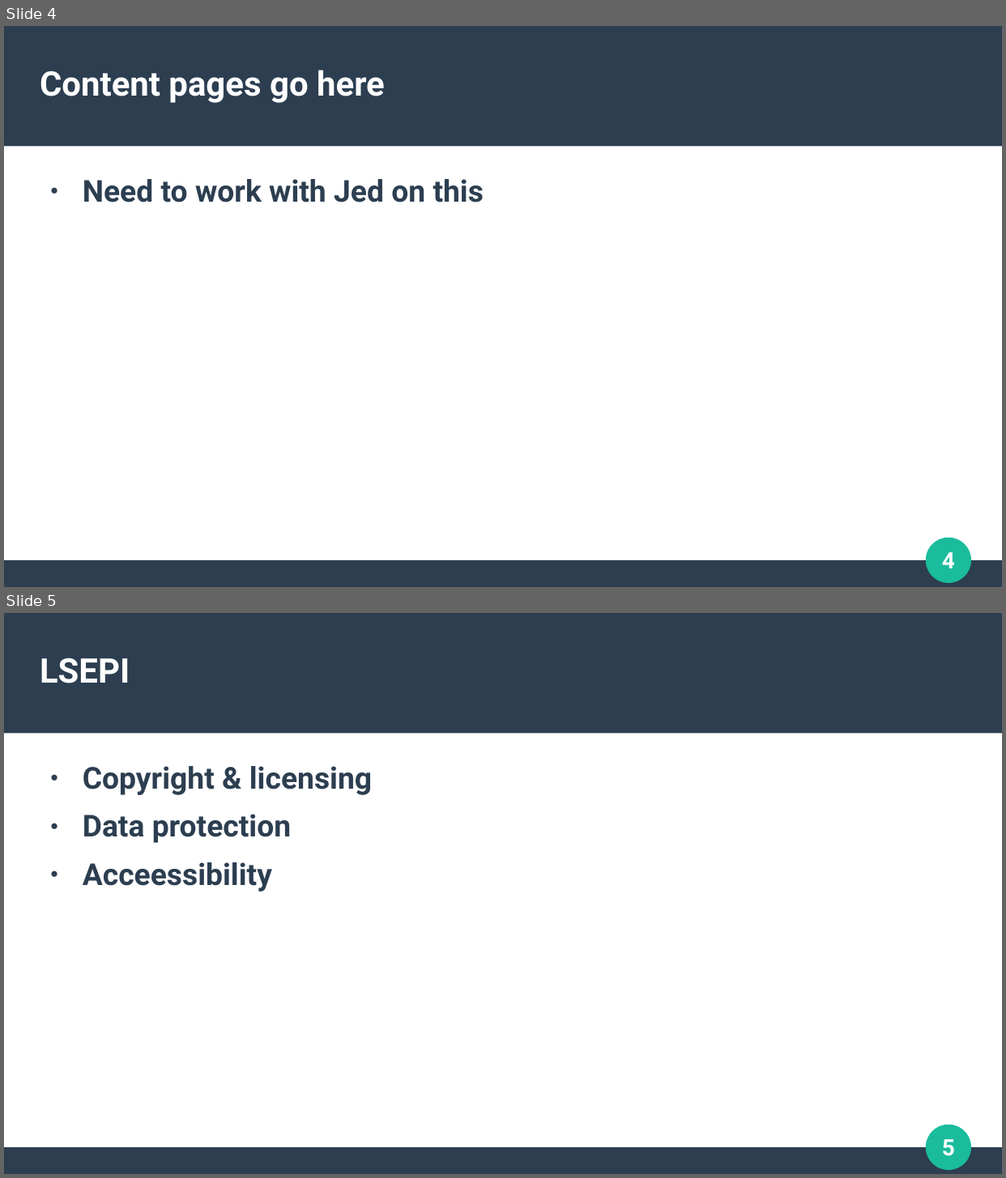
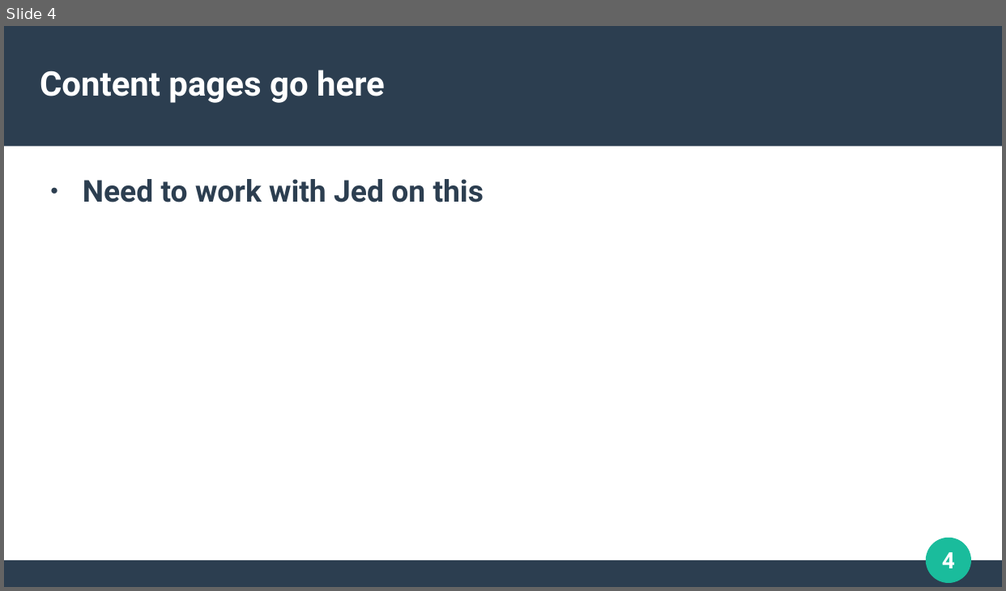
Before and after one commit to JedPattersonn/SHU-Project, a slide deck: doc/presentation.ppt. Shown one above the other, each under a label of ours: slides 4 and 5 before the commit, slide 4 after it. The pictures are 1006x1178 and 1006x591 pixels, drawn with LibreOffice and Linux fonts; fonts in the diff are those of the drawing. Boxes give left, top, right and bottom in pixels: in the first picture for what was removed or moved away, otherwise in the second. Text is boxed around its words. In the diff, an @@ line names an element or a change of style, - is before the commit and + after.

Commit message:
LSEPI in presentation (removed)

```diff
--- a/doc/presentation.ppt
+++ b/doc/presentation.ppt
@@ slide 5 removed at [4, 613, 1002, 1174], background #FFFFFF; not listed: 4 template elements that a slide beside it also shows @@
@@ title removed at [40, 658, 130, 683] @@
-LSEPI
@@ text removed at [83, 766, 372, 892] @@
-● Copyright & licensing
-● Data protection
-● Acceessibility
```
Also in this commit, not shown: 1 other file.
